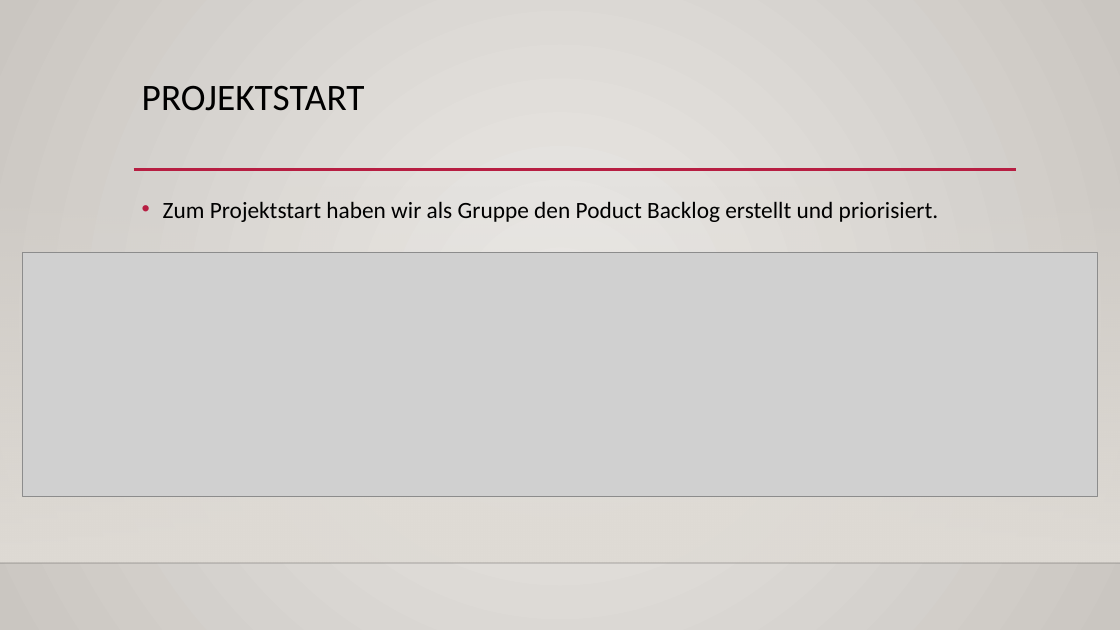
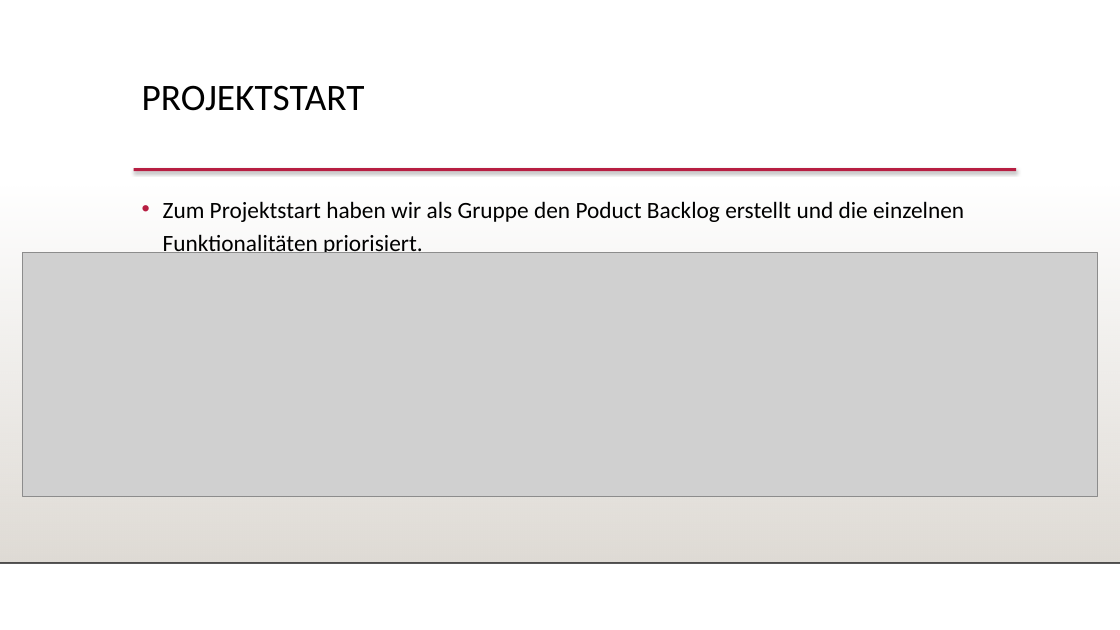
Before and after one commit to FeFi7/CarrierTracking, a slide deck: slide 4 of Dokumentation/MeilensteinPraesentation.pptx. Drawn at 1120x630 pixels with LibreOffice and Linux fonts; fonts in the diff are those of the drawing; grey boxes stand for pictures; background and template pictures are left out. Boxes give left, top, right and bottom in pixels: in the first picture for what was removed or moved away, otherwise in the second. Text is boxed around its words. In the diff, an @@ line names an element or a change of style, - is before the commit and + after.

```diff
--- a/Dokumentation/MeilensteinPraesentation.pptx
+++ b/Dokumentation/MeilensteinPraesentation.pptx
@@ background gradient #ECEAE7 to #CAC7C1 to #FFFFFF @@
@@ line (134, 170) - (1017, 170): stroke #B71E42 2.5 pt to #B71E42 2.49 pt @@
@@ text at <box>163,201,964,253</box>: text changed @@
-• Zum Projektstart haben wir als Gruppe den Poduct Backlog erstellt und priorisiert.
+• Zum Projektstart haben wir als Gruppe den Poduct Backlog erstellt und die einzelnen Funktionalitäten priorisiert.
@@ line (0, 563) - (1120, 563): stroke #000001 1 pt to #000001 0.99 pt @@
```
Also in this commit, not shown: 7 other slides changed.
